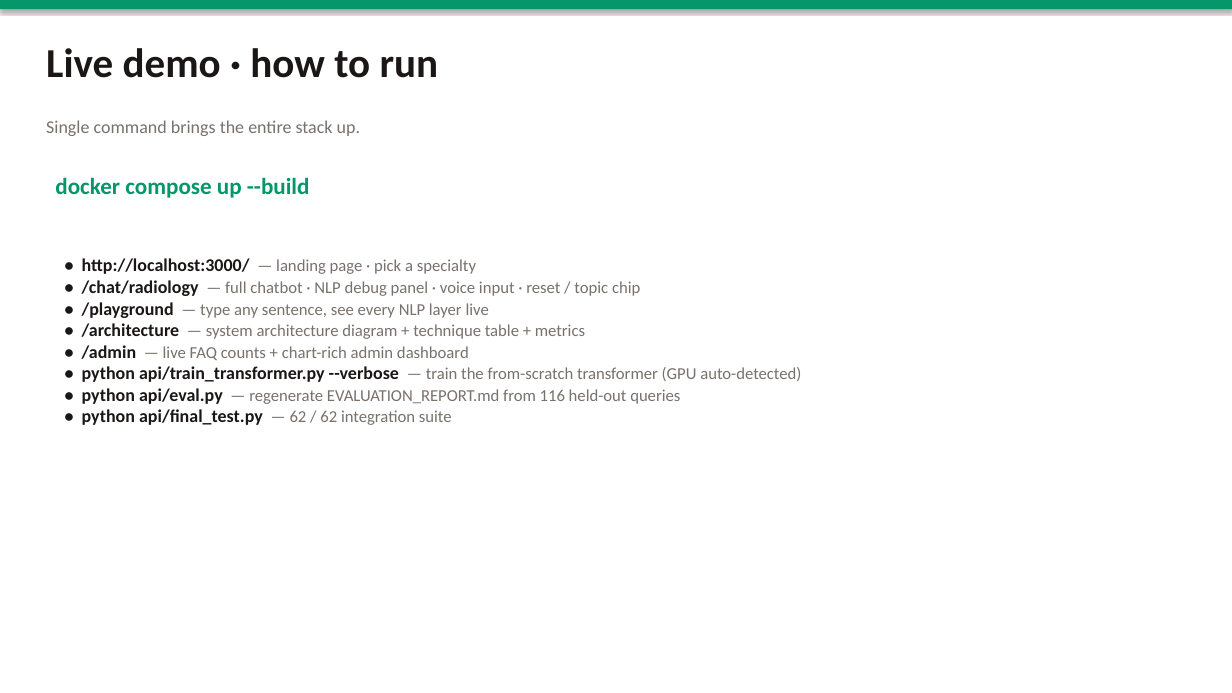
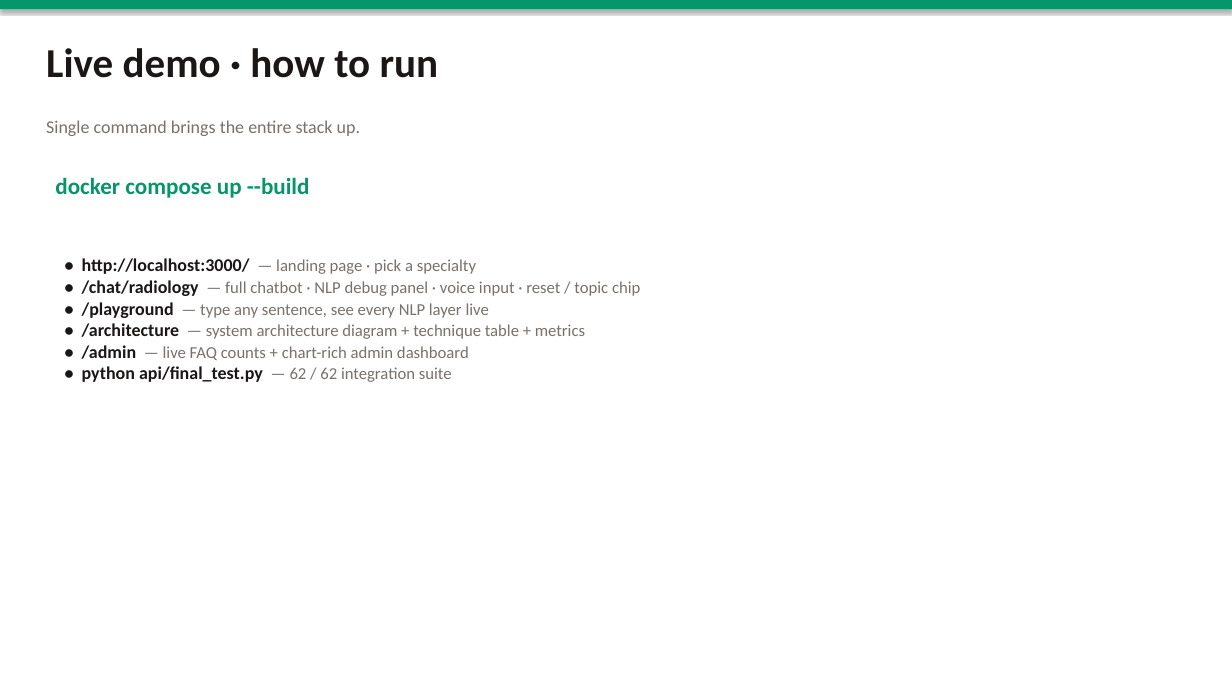
Before and after one commit to AbdulGhani002/medical-faq-auto, a slide deck: slide 11 of MedFAQ_Slides.pptx. Drawn at 1232x693 pixels with LibreOffice and Linux fonts; fonts in the diff are those of the drawing. Boxes give left, top, right and bottom in pixels: in the first picture for what was removed or moved away, otherwise in the second. Text is boxed around its words. In the diff, an @@ line names an element or a change of style, - is before the commit and + after.

```diff
--- a/MedFAQ_Slides.pptx
+++ b/MedFAQ_Slides.pptx
@@ text at (82,366,801,404): paragraphs removed @@
-• python api/train_transformer.py --verbose — train the from-scratch transformer (GPU auto-detected)
-• python api/eval.py — regenerate EVALUATION_REPORT.md from 116 held-out queries
```
Also in this commit, not shown: 10 other slides changed, 4 other files.
